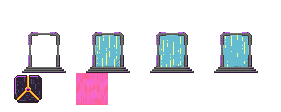
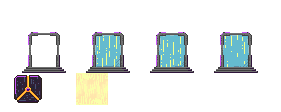
Layers edited between the first and the second (281, 112) image:
"updown copy": opacity 67% → 40% over (76, 73, 108, 105)
